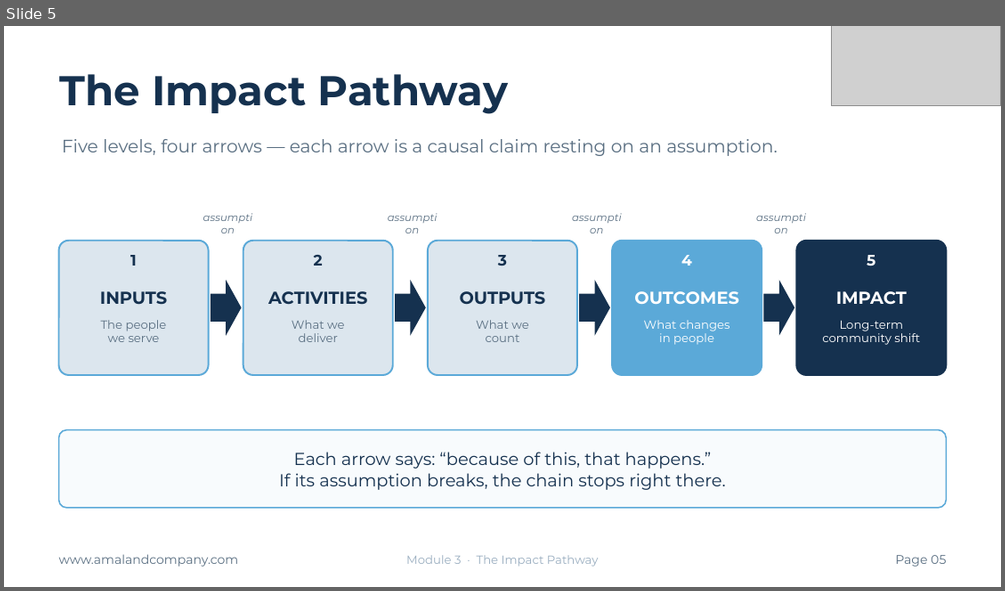
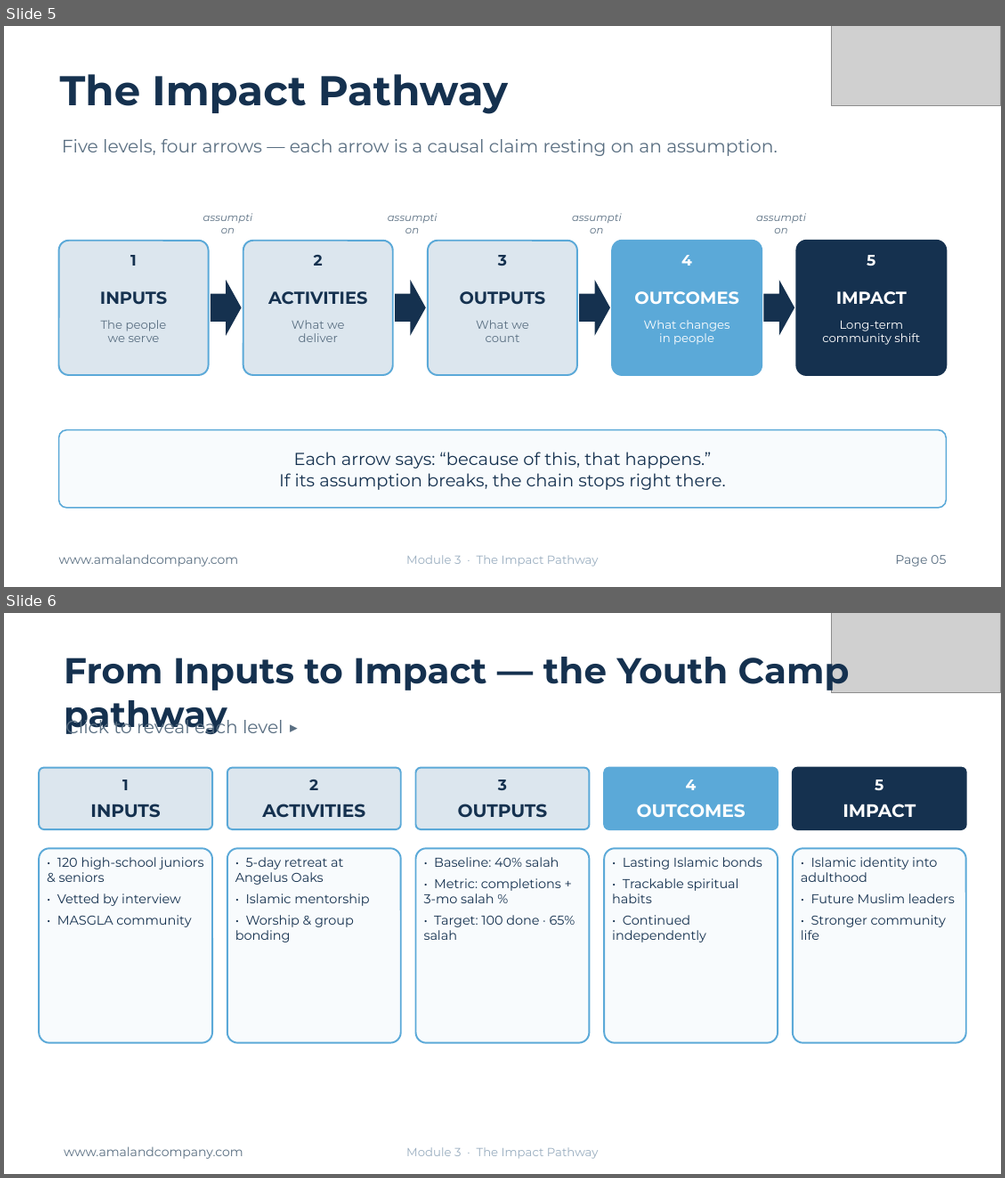
Before and after one commit to gihan-oss/TOCProgram, a slide deck: public/slides/module-3-impact-pathway.pptx. Shown one above the other, each under a label of ours: slide 5 before the commit, slides 5 and 6 after it. The pictures are 1005x591 and 1005x1178 pixels, drawn with LibreOffice and Linux fonts; fonts in the diff are those of the drawing; grey boxes stand for pictures. Boxes give left, top, right and bottom in pixels: in the first picture for what was removed or moved away, otherwise in the second. Text is boxed around its words. In the diff, an @@ line names an element or a change of style, - is before the commit and + after.

```diff
--- a/public/slides/module-3-impact-pathway.pptx
+++ b/public/slides/module-3-impact-pathway.pptx
@@ slide 6 added at (x1=4, y1=613, x2=1001, y2=1174), background #FFFFFF @@
@@ picture added at (x1=832, y1=613, x2=1001, y2=693) @@
@@ text added at (x1=64, y1=649, x2=850, y2=734), 26 pt, text #15314F, bold @@
+From Inputs to Impact — the Youth Camp pathway
@@ text added at (x1=65, y1=715, x2=283, y2=734), 13 pt, text #5A6F82 @@
+Click to reveal each level ▶
@@ rounded rectangle added at (x1=39, y1=768, x2=212, y2=829), fill #DCE6EE, outline #5BA9D8 1.25 pt, 13 pt, text #15314F, bold @@
+1
+INPUTS
@@ rounded rectangle added at (x1=227, y1=768, x2=401, y2=829), fill #DCE6EE, outline #5BA9D8 1.25 pt, 13 pt, text #15314F, bold @@
+2
+ACTIVITIES
@@ rounded rectangle added at (x1=416, y1=768, x2=589, y2=829), fill #DCE6EE, outline #5BA9D8 1.25 pt, 13 pt, text #15314F, bold @@
+3
+OUTPUTS
@@ rounded rectangle added at (x1=604, y1=768, x2=777, y2=829), fill #5BA9D8, outline #5BA9D8 1.25 pt, 13 pt, text #FFFFFF, bold @@
+4
+OUTCOMES
@@ rounded rectangle added at (x1=793, y1=768, x2=966, y2=829), fill #15314F, outline #15314F 1.25 pt, 13 pt, text #FFFFFF, bold @@
+5
+IMPACT
@@ rounded rectangle added at (x1=39, y1=848, x2=212, y2=1043), fill #F8FBFD, outline #5BA9D8 1.25 pt, 9.3 pt, text #15314F @@
+• 120 high-school juniors & seniors
+• Vetted by interview
+• MASGLA community
@@ rounded rectangle added at (x1=227, y1=848, x2=401, y2=1043), fill #F8FBFD, outline #5BA9D8 1.25 pt, 9.3 pt, text #15314F @@
+• 5-day retreat at Angelus Oaks
+• Islamic mentorship
+• Worship & group bonding
@@ rounded rectangle added at (x1=416, y1=848, x2=589, y2=1043), fill #F8FBFD, outline #5BA9D8 1.25 pt, 9.3 pt, text #15314F @@
+• Baseline: 40% salah
+• Metric: completions + 3-mo salah %
+• Target: 100 done · 65% salah
@@ rounded rectangle added at (x1=604, y1=848, x2=777, y2=1043), fill #F8FBFD, outline #5BA9D8 1.25 pt, 9.3 pt, text #15314F @@
+• Lasting Islamic bonds
+• Trackable spiritual habits
+• Continued independently
@@ rounded rectangle added at (x1=793, y1=848, x2=966, y2=1043), fill #F8FBFD, outline #5BA9D8 1.25 pt, 9.3 pt, text #15314F @@
+• Islamic identity into adulthood
+• Future Muslim leaders
+• Stronger community life
@@ text added at (x1=64, y1=1146, x2=243, y2=1159), 9 pt, text #5A6F82 @@
+www.amalandcompany.com
@@ text added at (x1=406, y1=1147, x2=599, y2=1159), 8.5 pt, text #9AAEC0 @@
+Module 3 · The Impact Pathway
```
